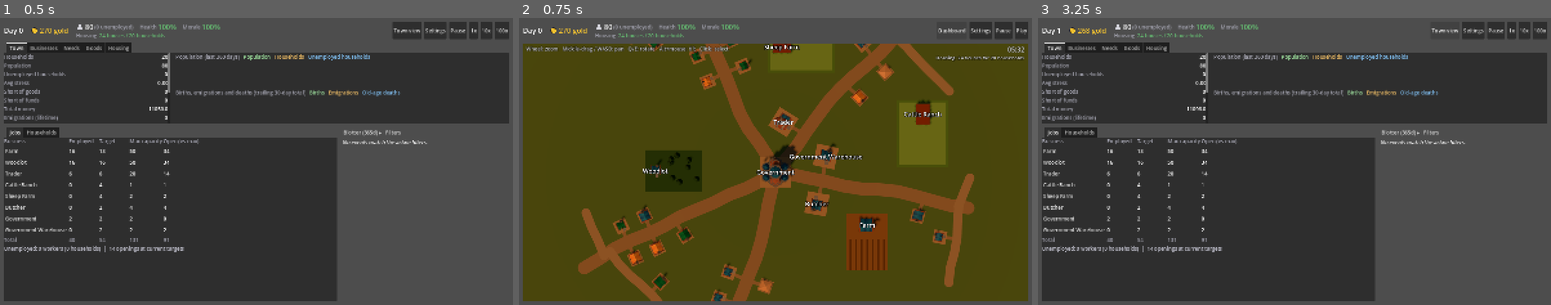
Above: before the commit, frames 1-3 (left to right).
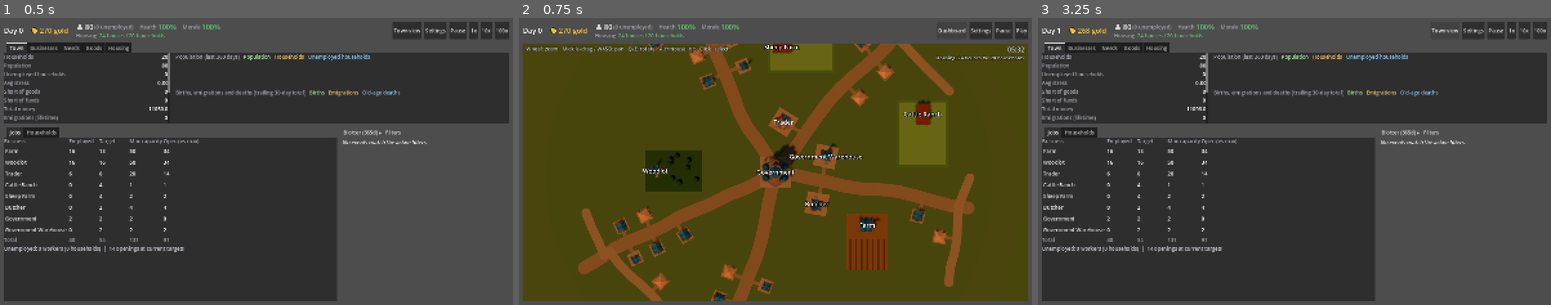
Above: after the commit, the same moments.

Repository: forsman5/sitka
Game: Godot game, scene res://scenes/sim/he_dashboard.tscn
Two runs of this game, one before a commit and one after it. Both use one fixed random seed, a clock stepped at 60 frames per second and the inputs below. This scene is started directly instead of the project's main scene.
Inputs:
- Up to frame 1 (0.5 s): no input
- Up to frame 2 (0.75 s): click "Town view" at 0.5 s
- Up to frame 3 (3.25 s): click "Play" at 1.25 s; click "Play" at 2 s; click "Dashboard" at 2.75 s

Frame 1 is identical in both runs. In frame 2, 1.0% of the frame differs, in the area x 18-84%, y 8-99%; in frame 3, nothing differs.

Commit message:
Town view: drop green/yellow house variants, stay single-team-color
Town art is meant to read as one faction/team color throughout, not a
mix of team colors. Houses now just cycle between the two blue home
models plus the tent, matching every other building in the view.

Co-Authored-By: Claude Sonnet 5 <noreply@anthropic.com>

Diff:
--- a/scripts/ci/check_web_assets.gd
+++ b/scripts/ci/check_web_assets.gd
@@ -6,11 +6,7 @@
 	"res://assets/models/buildings/building_barracks_blue.gltf",
 	"res://assets/models/buildings/building_castle_blue.gltf",
 	"res://assets/models/buildings/building_home_A_blue.gltf",
-	"res://assets/models/buildings/building_home_A_green.gltf",
-	"res://assets/models/buildings/building_home_A_yellow.gltf",
 	"res://assets/models/buildings/building_home_B_blue.gltf",
-	"res://assets/models/buildings/building_home_B_green.gltf",
-	"res://assets/models/buildings/building_home_B_yellow.gltf",
 	"res://assets/models/buildings/building_tavern_blue.gltf",
 	"res://assets/models/buildings/tent.gltf",
 	"res://assets/models/nature/tree_single_A.gltf",
--- a/scripts/sim/household_economy/he_town_view.gd
+++ b/scripts/sim/household_economy/he_town_view.gd
@@ -39,13 +39,11 @@
 }
 ## Houses cycle through this pool by site id, for variety. Index 0 matches
 ## ART["house"] so a plain lookup and a pool lookup agree for site 0.
+## Blue-only by design: every building in town shares one team color, so
+## variety here comes from model shape, not tint.
 const HOUSE_ART_POOL: Array[Dictionary] = [
 	{"model": "building_home_A_blue.gltf", "width": 4.5},
 	{"model": "building_home_B_blue.gltf", "width": 4.5},
-	{"model": "building_home_A_green.gltf", "width": 4.5},
-	{"model": "building_home_B_green.gltf", "width": 4.5},
-	{"model": "building_home_A_yellow.gltf", "width": 4.5},
-	{"model": "building_home_B_yellow.gltf", "width": 4.5},
 	{"model": "tent.gltf", "width": 4.0},
 ]
 const DEFAULT_ART := {"model": "building_home_B_blue.gltf", "width": 6.0}
Binary file removed: assets/models/buildings/building_home_A_green.bin
Not shown, removed: assets/models/buildings/building_home_A_green.gltf
Not shown, removed: assets/models/buildings/building_home_A_green.gltf.import
Binary file removed: assets/models/buildings/building_home_A_yellow.bin
Not shown, removed: assets/models/buildings/building_home_A_yellow.gltf
Not shown, removed: assets/models/buildings/building_home_A_yellow.gltf.import
Binary file removed: assets/models/buildings/building_home_B_green.bin
Not shown, removed: assets/models/buildings/building_home_B_green.gltf
Not shown, removed: assets/models/buildings/building_home_B_green.gltf.import
Binary file removed: assets/models/buildings/building_home_B_yellow.bin
Not shown, removed: assets/models/buildings/building_home_B_yellow.gltf
Not shown, removed: assets/models/buildings/building_home_B_yellow.gltf.import
